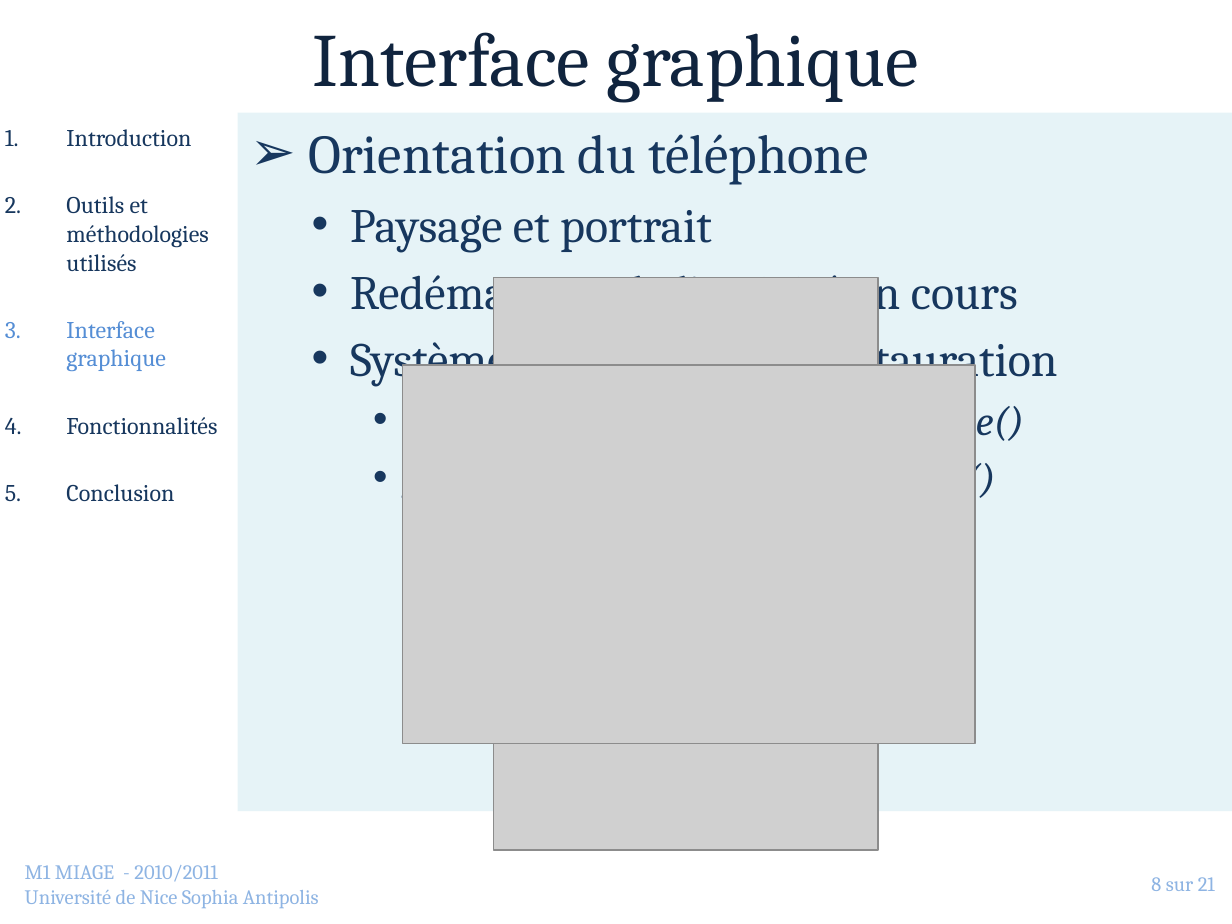
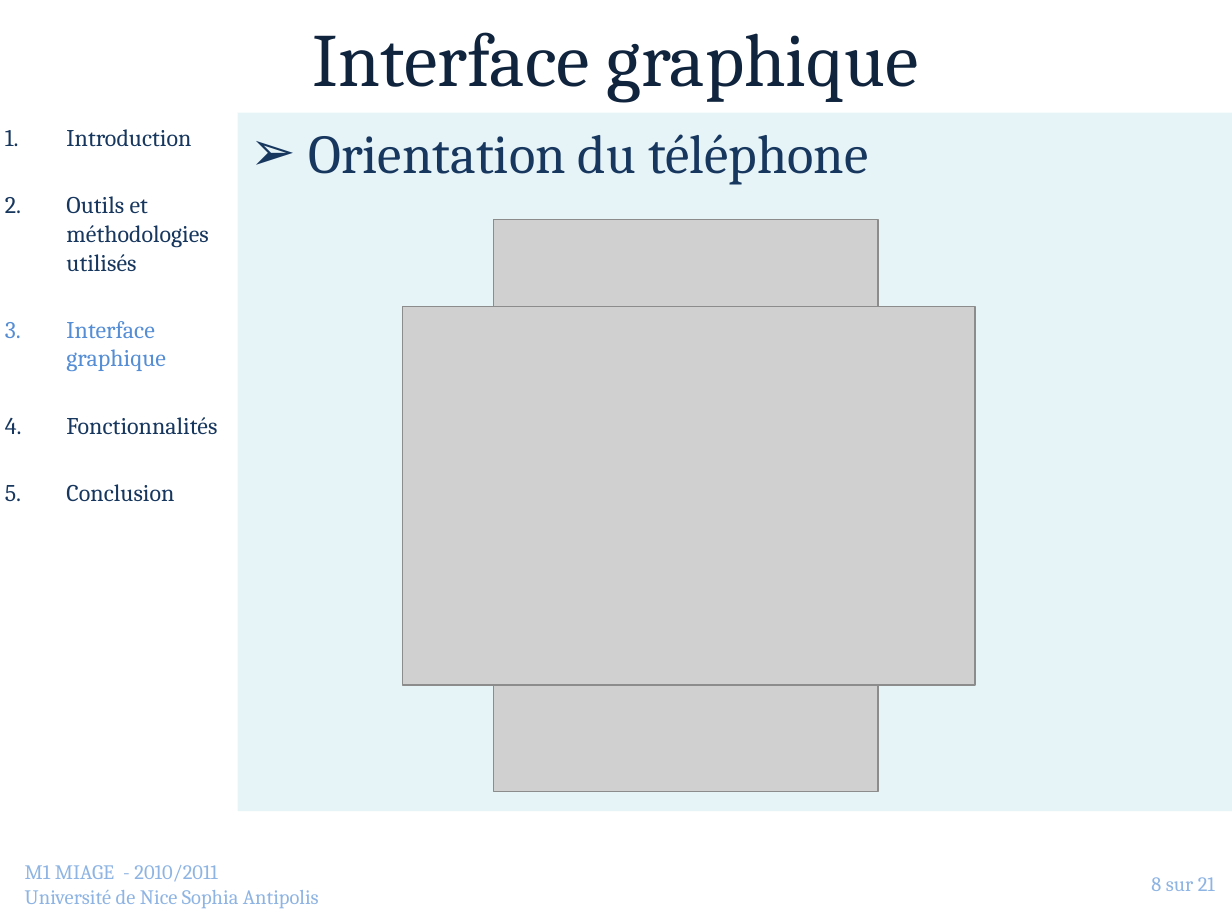
Before and after one commit to jlespagnard/android-advanced-player, a slide deck: slide 8 of AAP/docs/Presentation.pptx. Drawn at 1232x924 pixels with LibreOffice and Linux fonts; fonts in the diff are those of the drawing; grey boxes stand for pictures; background and template pictures are left out. Boxes give left, top, right and bottom in pixels: in the first picture for what was removed or moved away, otherwise in the second. Text is boxed around its words. In the diff, an @@ line names an element or a change of style, - is before the commit and + after.

```diff
--- a/AAP/docs/Presentation.pptx
+++ b/AAP/docs/Presentation.pptx
@@ text at (350, 210, 1057, 502): paragraphs removed @@
-  • Paysage et portrait
-  • Redémarrage de l’activité en cours
-  • Système de sauvegarde/restauration
-    • onRetainNonConfigurationInstance()
-    • getLastNonConfigurationInstance()
@@ picture: place and size @@
-picture at (494, 277, 878, 850)
+picture at (494, 219, 878, 792)
@@ picture: place and size @@
-picture at (403, 365, 976, 743)
+picture at (403, 307, 976, 685)
```
Also in this commit, not shown: 2 other slides changed, 2 other files.
